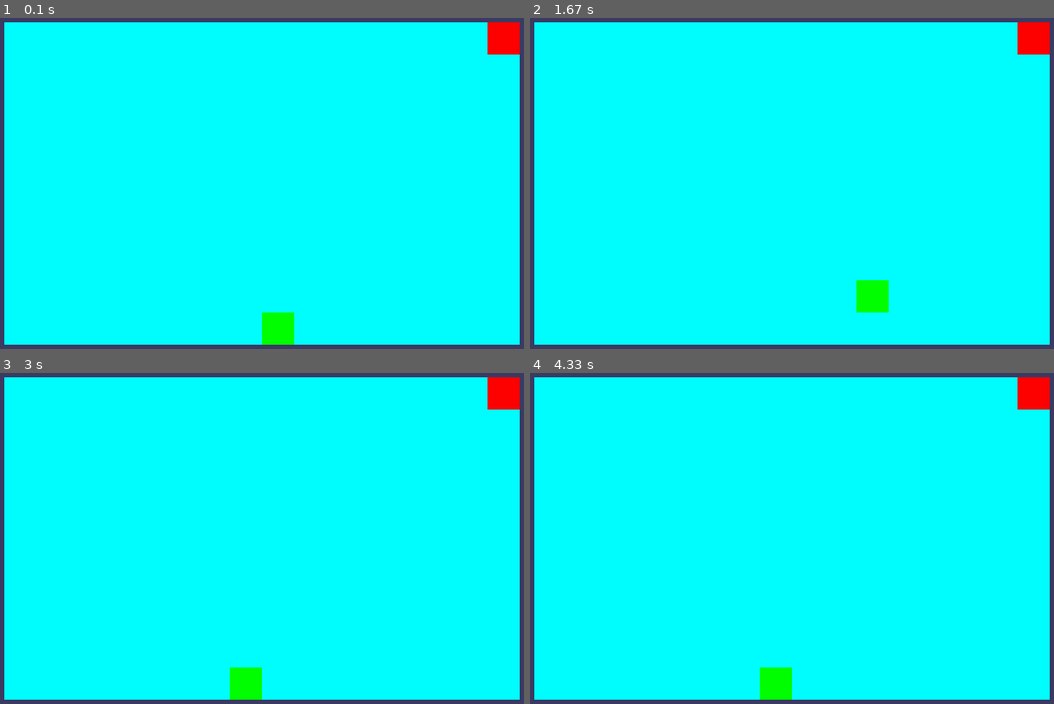
Above: before the commit, frames 1-4 (two rows, left to right).
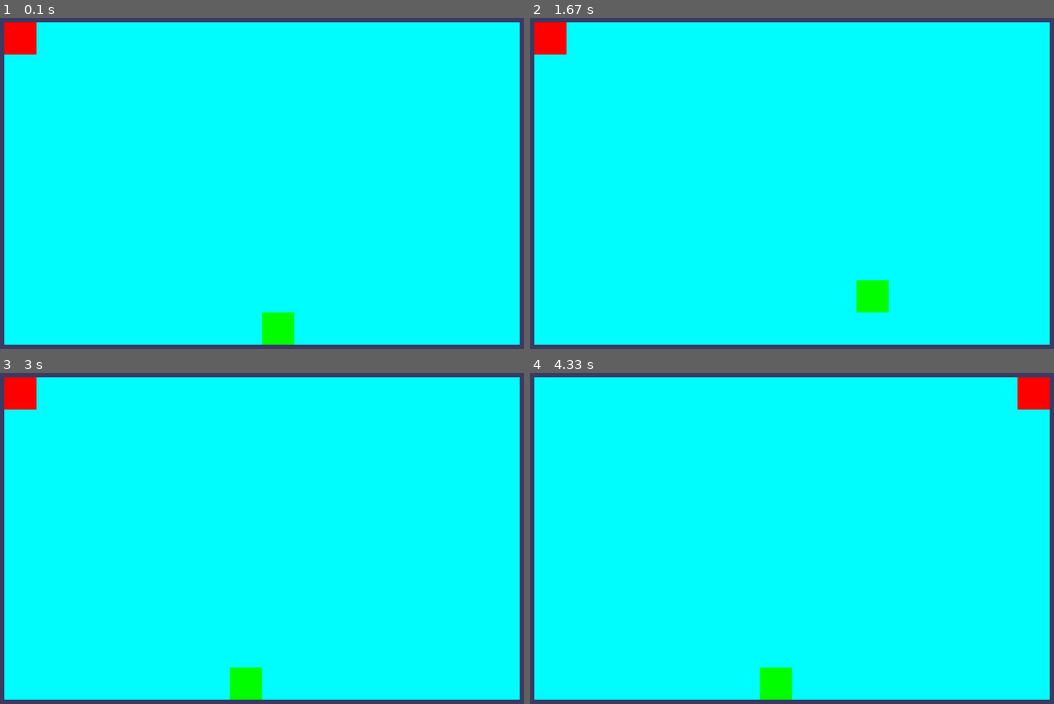
Above: after the commit, the same moments.

Repository: drinkincode/pygame-stream
Game: pygame game, started from main.py
Same seed, same stepped clock (60 frames per second), same inputs: the game is played once before the commit and once after it.
Inputs:
- Up to frame 1 (0.1 s): no input
- Up to frame 2 (1.67 s): hold Right 0.33-0.8 s; hold Up 0.83-1.13 s; hold Right 1.17-1.63 s
- Up to frame 3 (3 s): hold Left 1.67-2.2 s; tap A at 1.82 s; hold Down 2.23-2.53 s; hold Left 2.57-2.97 s
- Up to frame 4 (4.33 s): hold Up 3-3.37 s; tap A at 3.15 s; hold Right 3.4-4.03 s; hold Down from 4.07 s (still down)

The runs differ from the first frame. In frame 1, 1.2% of the frame differs, in the area x 0-100%, y 1-12%; in frame 2, 1.2%; in frame 3, 1.2%; in frame 4, nothing differs.

Commit message:
bug on npc movement

Diff:
--- /dev/null
+++ b/actors/npcActor.py
@@ -0,0 +1,11 @@
+from actor import Actor
+class NpcActor(Actor):
+    def __init__(self, name, statsList, __attackList = [], __x = -1, __y = -1):
+        super().__init__(name, statsList, __attackList = [], __x = -1, __y = -1)
+        self.paths = []
+
+    def setPath(self, direction, distance, timePerMove):
+        # [['right', 5, 1000], ['up', 5, 1000]]
+        self.paths.append([direction, distance, timePerMove])
+
+        return True
--- a/board/boardHandler.py
+++ b/board/boardHandler.py
@@ -2,14 +2,13 @@
 class BoardHandler():
     def __init__(self, boardWidth, boardHeight):
         self.board = self.createBoard(boardWidth, boardHeight)
-
         # {
         #    'actorName': [x, y]
         # }
         self.actorPosDict = {}
 
     def createBoard(self, boardWidth, boardHeight):
-        board = [ [0]* boardHeight for _ in range(boardWidth) ]
+        board = [ [0] * boardHeight for _ in range(boardWidth) ]
         return board
 
     # updatesList: [actor, x, y]
--- a/main.py
+++ b/main.py
@@ -9,6 +9,8 @@
 BOXSIZE = 100
 BOARDWIDTH = 16
 BOARDHEIGHT = 10
+
+NPC_TIME_TO_MOVE = 1000
 
 XMARGIN =  int((WINDOWWIDTH - (BOARDWIDTH * (BOXSIZE))) / 2)
 YMARGIN = int((WINDOWHEIGHT - (BOARDHEIGHT * (BOXSIZE))) / 2)
@@ -33,12 +35,15 @@
 
 
 def main():
+    npc_num_moves = 1
     global FPSCLOCK, DISPLAYSURF
     pygame.init()
+
     FPSCLOCK = pygame.time.Clock()
     DISPLAYSURF = pygame.display.set_mode((WINDOWWIDTH, WINDOWHEIGHT))
+
     pygame.display.set_caption('Game Window')
-
+    # print(FPSCLOCK.get_time())
     mousex = 0 # used to store x coordinate of mouse event
     mousey = 0 # used to store y coordinate of mouse event
 
@@ -49,13 +54,14 @@
 
     DISPLAYSURF.fill(BGCOLOR)
 
+
     boardHandler = BoardHandler(BOARDWIDTH, BOARDHEIGHT)
     player = startGame(boardHandler)
     while True: # main game loop
         mouseClicked = False
         # direction sprite is facing
         direction = RIGHT
-        updatesList = npcActorUpdates(boardHandler)
+        updatesList, npc_num_moves = npcActorUpdates(boardHandler, npc_num_moves)
         for event in pygame.event.get(): # event handling loop
             currXYList = boardHandler.actorPosDict[player.name]
             newX = currXYList[0]
@@ -73,7 +79,6 @@
                 # right
                 elif (event.key == K_RIGHT or event.key == K_a):
                     currXYList = boardHandler.actorPosDict[player.name]
-
                     if newX < BOARDWIDTH - 1:
                         newX += 1
                     else:
@@ -112,19 +117,24 @@
             left, top = leftTopCoordsOfBox(boxX, boxY)
             pygame.draw.rect(DISPLAYSURF, currBoxColor, (left, top, BOXSIZE, BOXSIZE))
 
-def npcActorUpdates(boardHandler: BoardHandler):
+def npcActorUpdates(boardHandler: BoardHandler, npc_num_moves):
+
     updatesList = []
-    for key in boardHandler.actorPosDict:
+    for key in boardHandler.actorPosDict.keys():
         actorPosList = boardHandler.actorPosDict[key]
 
         x = actorPosList[0]
         y = actorPosList[1]
 
         actor = boardHandler.board[x][y]
-        if 'npc' in actor.name:
-            updatesList.append([actor, (actor.x - 1), actor.y])
 
-    return updatesList
+        if (pygame.time.get_ticks() / NPC_TIME_TO_MOVE) > npc_num_moves:
+            if 'npc' in actor.name:
+                updatesList.append([actor, (actor.x - 1), actor.y])
+                npc_num_moves += 1
+
+    print(npc_num_moves)
+    return updatesList, npc_num_moves
 
 def startGame(boardHandler: BoardHandler):
     updatesList = []
@@ -184,7 +194,5 @@
     return player
 
 
-
-
 if __name__ == '__main__':
     main()
